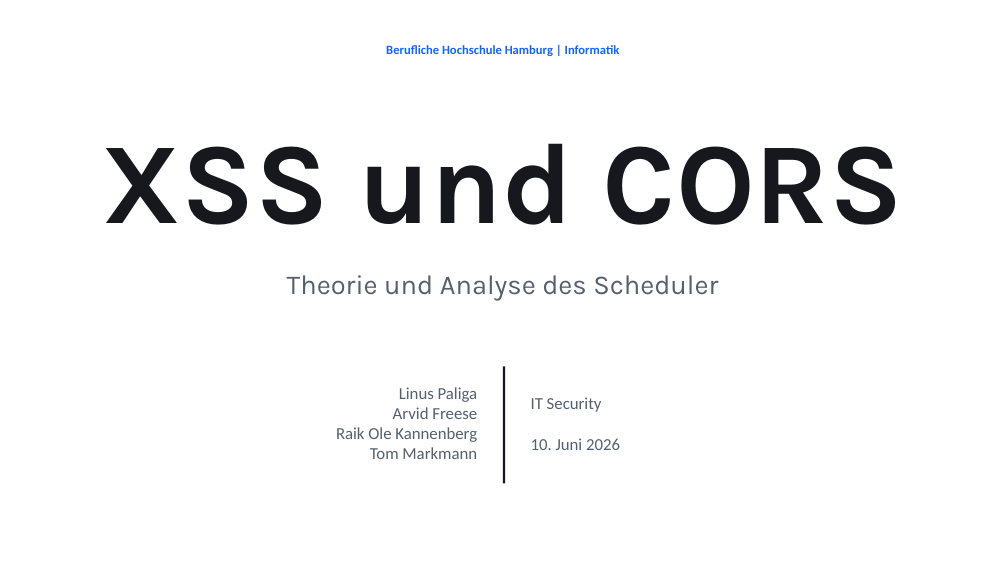
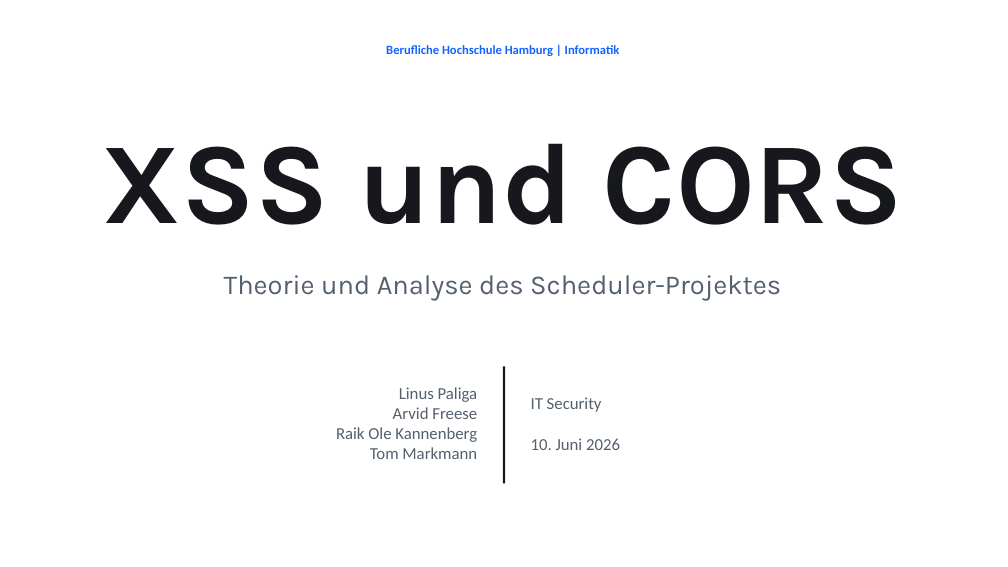
Before and after one commit to Tom-N-M/its-xss_and_cors, a slide deck: slide 1 of XSS-CORS-Praesentation.pptx. Drawn at 1008x567 pixels with LibreOffice and Linux fonts; fonts in the diff are those of the drawing. Boxes give left, top, right and bottom in pixels: in the first picture for what was removed or moved away, otherwise in the second. Text is boxed around its words. In the diff, an @@ line names an element or a change of style, - is before the commit and + after.

Commit message:
Updated PP

```diff
--- a/XSS-CORS-Praesentation.pptx
+++ b/XSS-CORS-Praesentation.pptx
@@ text at <box>224,275,781,301</box>: text changed @@
-Theorie und Analyse des Scheduler
+Theorie und Analyse des Scheduler-Projektes
```
Also in this commit, not shown: 1 other slide changed.
